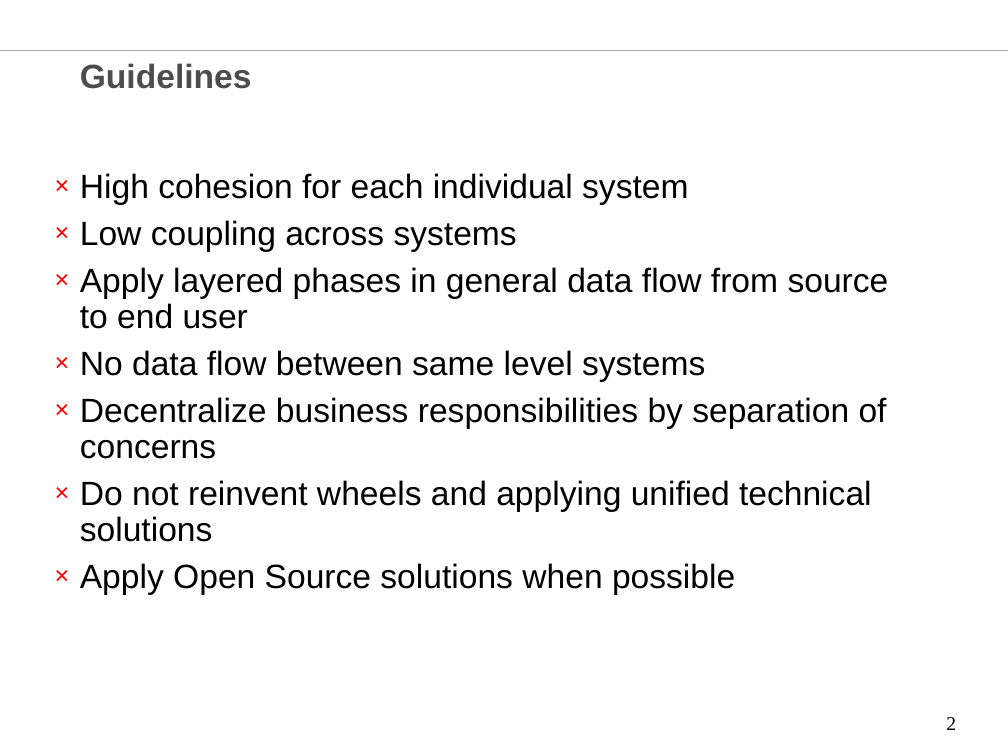
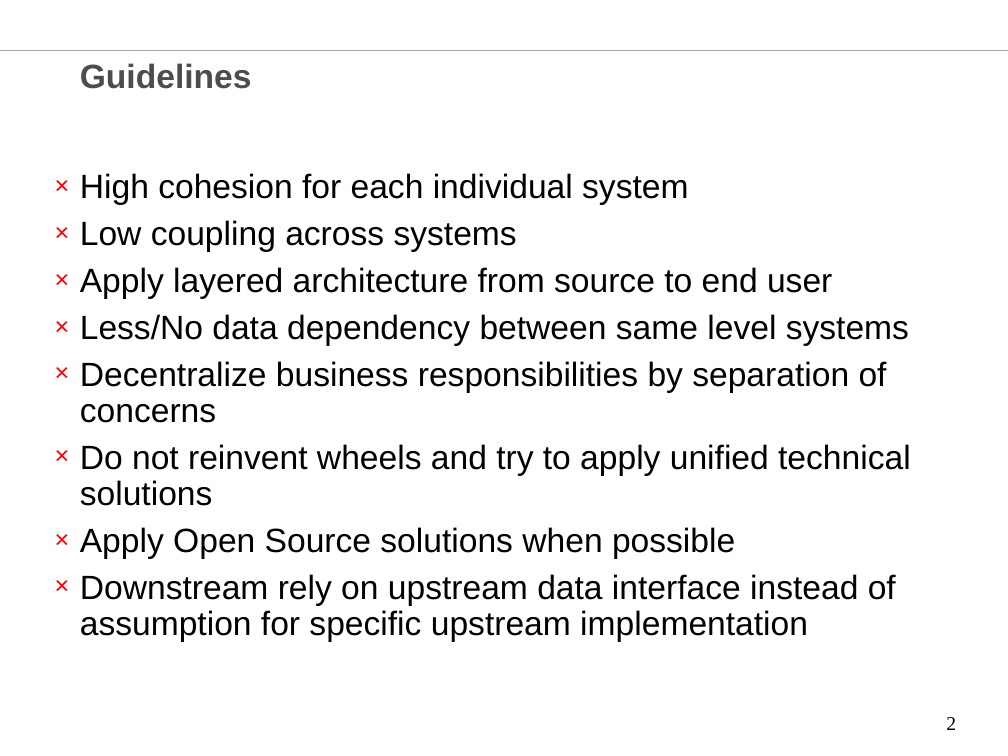
Before and after one commit to chenglx/myenv, a slide deck: slide 2 of Equity Data Technology Vision.ppt. Drawn at 1008x756 pixels with LibreOffice and Linux fonts; fonts in the diff are those of the drawing; background and template pictures are left out. Boxes give left, top, right and bottom in pixels: in the first picture for what was removed or moved away, otherwise in the second. Text is boxed around its words. In the diff, an @@ line names an element or a change of style, - is before the commit and + after.

```diff
--- a/Equity Data Technology Vision.ppt
+++ b/Equity Data Technology Vision.ppt
@@ text at (x1=80, y1=267, x2=909, y2=346): text changed @@
-× Apply layered phases in general data flow from source to end user
-× No data flow between same level systems
+× Apply layered architecture from source to end user
+× Less/No data dependency between same level systems
@@ text at (x1=80, y1=444, x2=911, y2=506): text changed @@
-× Do not reinvent wheels and applying unified technical solutions
+× Do not reinvent wheels and try to apply unified technical solutions
@@ text at (x1=80, y1=574, x2=896, y2=642): paragraph added @@
+× Downstream rely on upstream data interface instead of assumption for specific upstream implementation
```
Also in this commit, not shown: 3 other slides changed, 3 slides added.
